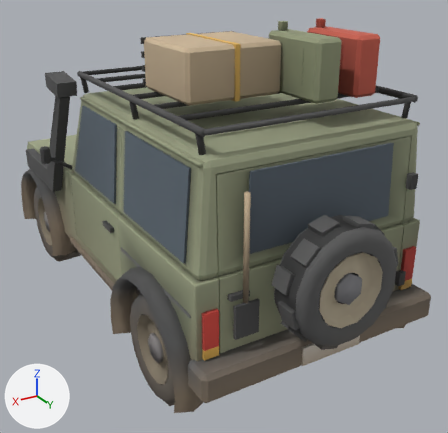
The glTF model props/jeep/jeep_expedition.glb as it was, and as the next commit left it.
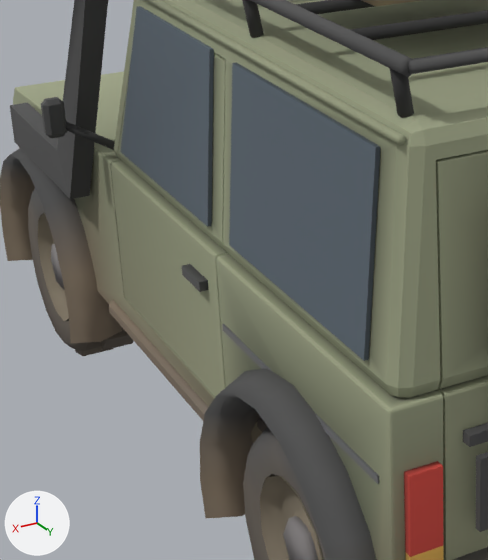
Old and new are each drawn whole from a camera (50 mm lens) standing at (2.08, 4.04, 2.61) and looking at (-0.17, 0.28, 0.73) and again close up on the part from 5% to 53% of the width and 24% to 81% of the height. Arrows for +X, +Y and +Z are at lower left; the lights stay in place. The older version's two pictures come first. Where no turn or scale is listed for an object, it has been applied to the vertices. Vertices at exactly the same position are counted once.

Objects in the first close-up: 'BackDoor', 'DoorP', 'Glass', 'GlassP', 'Jeep'.
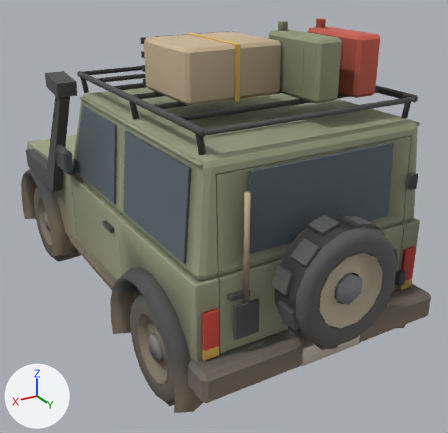
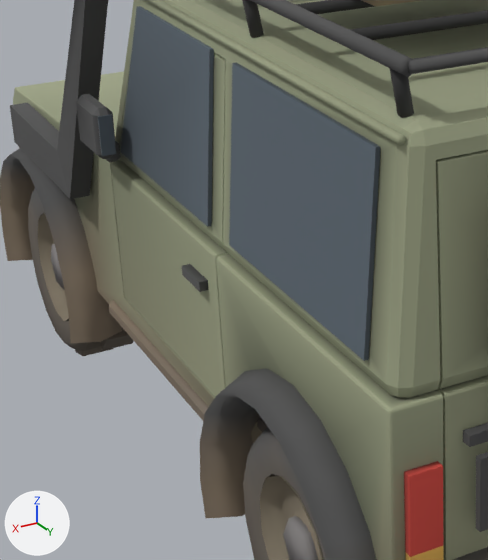
The change, as a list of edits to the scene's bpy script:
```text
Change me_prism_004:
    used by ob_doorp; location = (0.81, -0.33, 0.0)
    remove me_prism_004.from_pydata(...)  # 39 vertices, 74 faces; spans x -0.096..0.017, y 0.006..0.924, z 0.566..1.614
    add me_prism_004.from_pydata(...)  # 95 vertices, 174 faces; spans x -0.096..0.083, y -0.015..0.924, z 0.566..1.614
    me_prism_004 part 1: a new loose piece, a box spanning x 0.0275..0.0725, y 0.195..0.201, z 1.155..1.285, in mat_baked_001
    me_prism_004 part 2: a new loose piece of 24 vertices spanning x -0.025..0.025, y -0.005..0.085, z 1.085..1.155, in mat_baked_001
    me_prism_004 part 3: a new loose piece of 24 vertices spanning x 0.017..0.083, y -0.015..0.195, z 1.135..1.305, in mat_baked_001
    me_prism_004 part 4: 8 kept faces spanning x -0.078..-0.01, y 0.006..0.924, z 1.053..1.614 get new vertex colours; the middle colour goes from greyish green #83886f to greyish green #7d8269
Change me_prism:
    used by ob_jeep; location = (0.0, 0.0, 0.0)
    remove me_prism.from_pydata(...)  # 3590 vertices, 6364 faces; spans x -0.99..0.99, y -2.0..1.78, z 0.0..2.23
    add me_prism.from_pydata(...)  # 3494 vertices, 6188 faces; spans x -0.91..0.91, y -2.0..1.78, z 0.0..2.23
    me_prism part 5: 6 loose pieces with 96 vertices, spanning x -0.99..0.99, y -0.43..1.57, z 0.45..1.29, are deleted
    me_prism part 6: 3 vertices moved from x 0.54..0.81, y 0.62..1.57, z 0.84..0.86 to x 0.54..0.79, y 0.62..1.57, z 0.55..0.84; 3 vertices removed from x 0.54..0.81, y 0.62..1.57, z 0.86; 3 vertices added at x 0.54..0.79, y 0.62..1.57, z 0.55
    me_prism part 7: 490 kept faces spanning x -0.83..0.83, y -2.0..1.78, z 0.16..2.23 get new vertex colours
    other edits to the shape of me_prism do not show in these pictures
```

Where the change shows, as pixel boxes [x1, y1, x2, y2] in the close-ups (488 x 560 px; the box of a moved part takes in the faces that stretch with it):
part 1 of me_prism_004, added
    after: [97, 114, 116, 156]
part 2 of me_prism_004, added
    after: [106, 141, 121, 162]
part 3 of me_prism_004, added
    after: [76, 94, 116, 159]
part 4 of me_prism_004, edited (looks the same)
    both: [111, 79, 227, 255]
part 5 of me_prism, deleted
    before: [41, 97, 115, 150]
part 6 of me_prism, moved or reshaped (not visible afterwards)
    before: [222, 324, 380, 484]
part 7 of me_prism, edited (looks the same)
    both: [41, 0, 444, 560]
